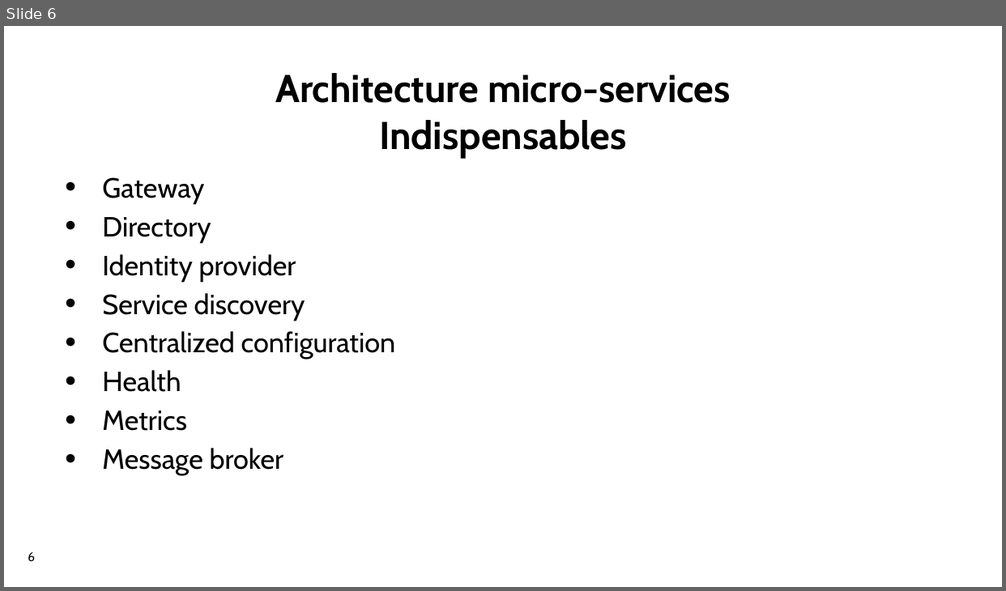
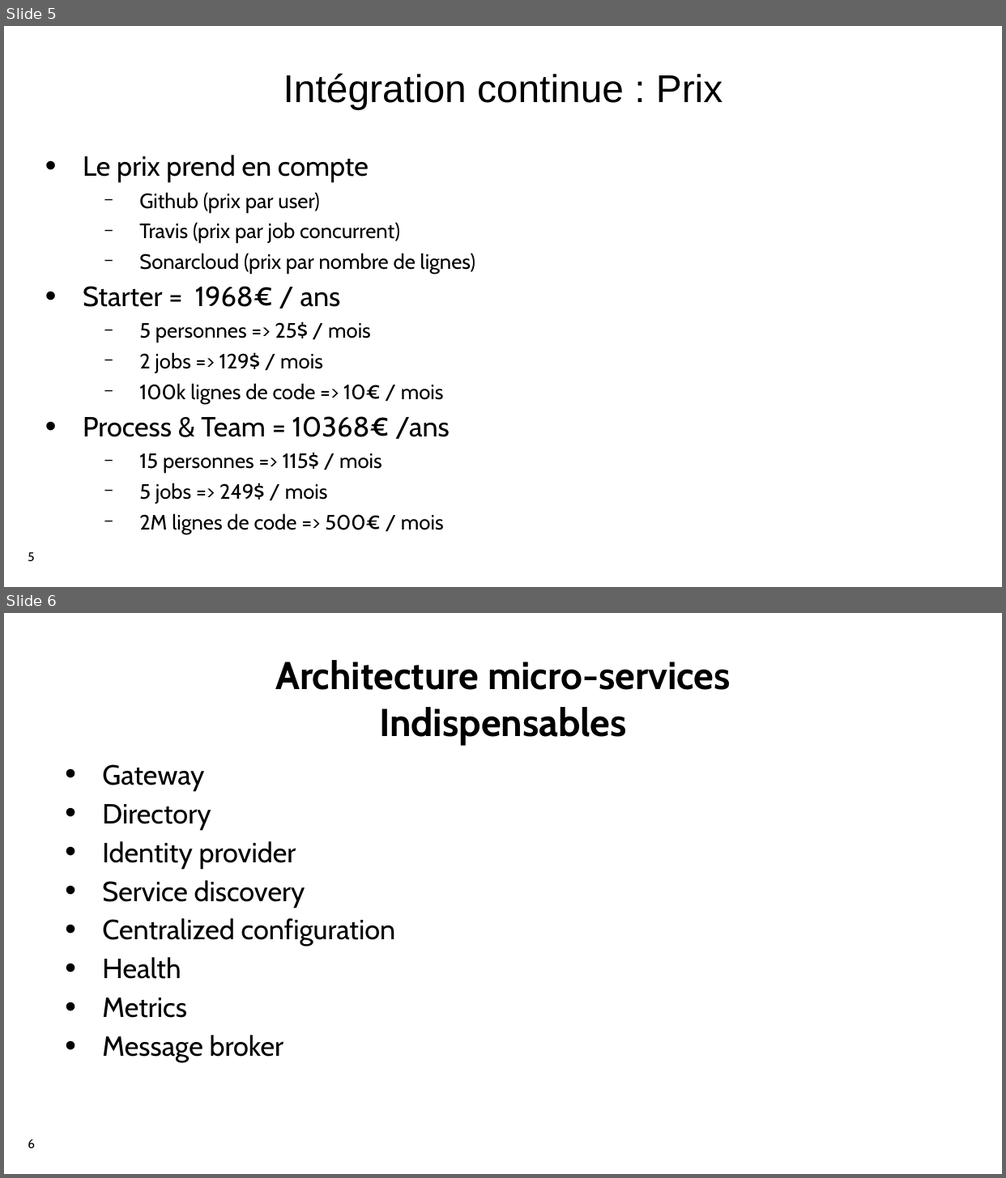
Before and after one commit to visiativ/docker-dev-stack, a slide deck: schema/etude.odp. Shown one above the other, each under a label of ours: slide 6 before the commit, slides 5 and 6 after it. The pictures are 1006x591 and 1006x1178 pixels, drawn with LibreOffice and Linux fonts; fonts in the diff are those of the drawing; background and template pictures are left out. Boxes give left, top, right and bottom in pixels: in the first picture for what was removed or moved away, otherwise in the second. Text is boxed around its words. In the diff, an @@ line names an element or a change of style, - is before the commit and + after.

```diff
--- a/schema/etude.odp
+++ b/schema/etude.odp
@@ slide 5 added at [4,26,1002,587], background picture (left out); not listed: 1 template element that a slide beside it also shows @@
@@ subtitle added at [283,73,722,110], 28 pt, text #000000 @@
+Intégration continue : Prix
@@ text added at [83,155,475,534], 15 pt, text #000000 @@
+• Le prix prend en compte
+  − Github (prix par user)
+  − Travis (prix par job concurrent)
+  − Sonarcloud (prix par nombre de lignes)
+• Starter = 1968€ / ans
+  − 5 personnes => 25$ / mois
+  − 2 jobs => 129$ / mois
+  − 100k lignes de code => 10€ / mois
+• Process & Team = 10368€ /ans
+  − 15 personnes => 115$ / mois
+  − 5 jobs => 249$ / mois
+  − 2M lignes de code => 500€ / mois
```
Also in this commit, not shown: 6 other slides added, 4 slides removed, 2 other files.
